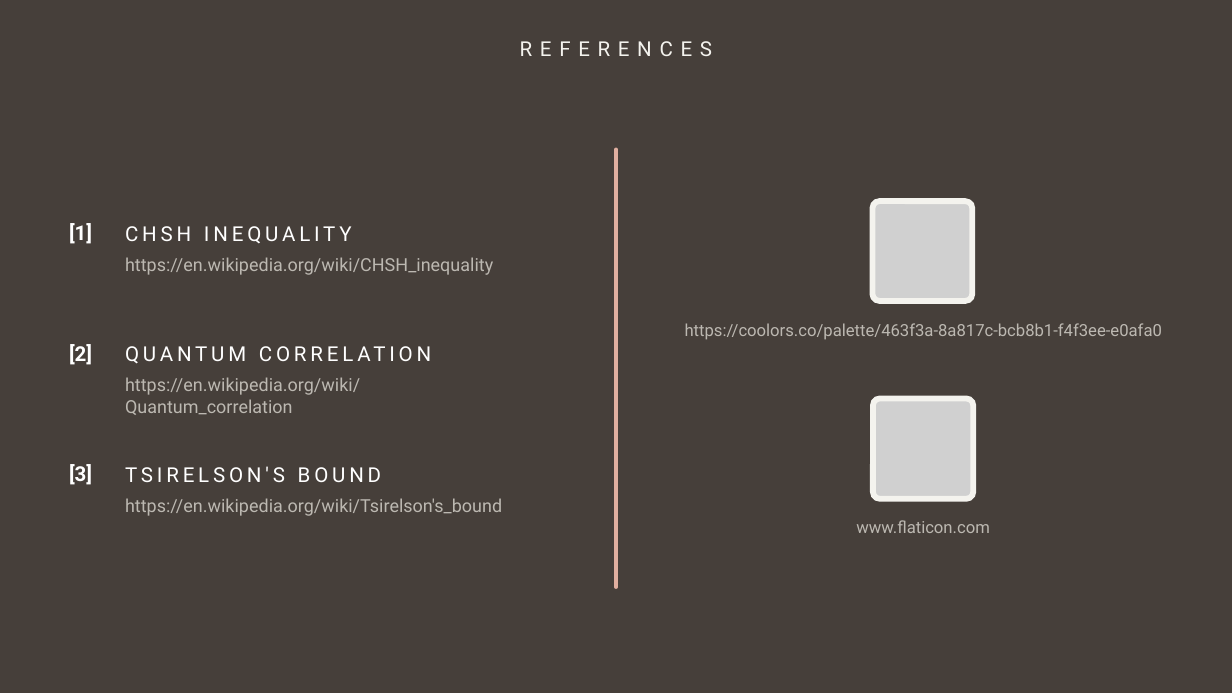
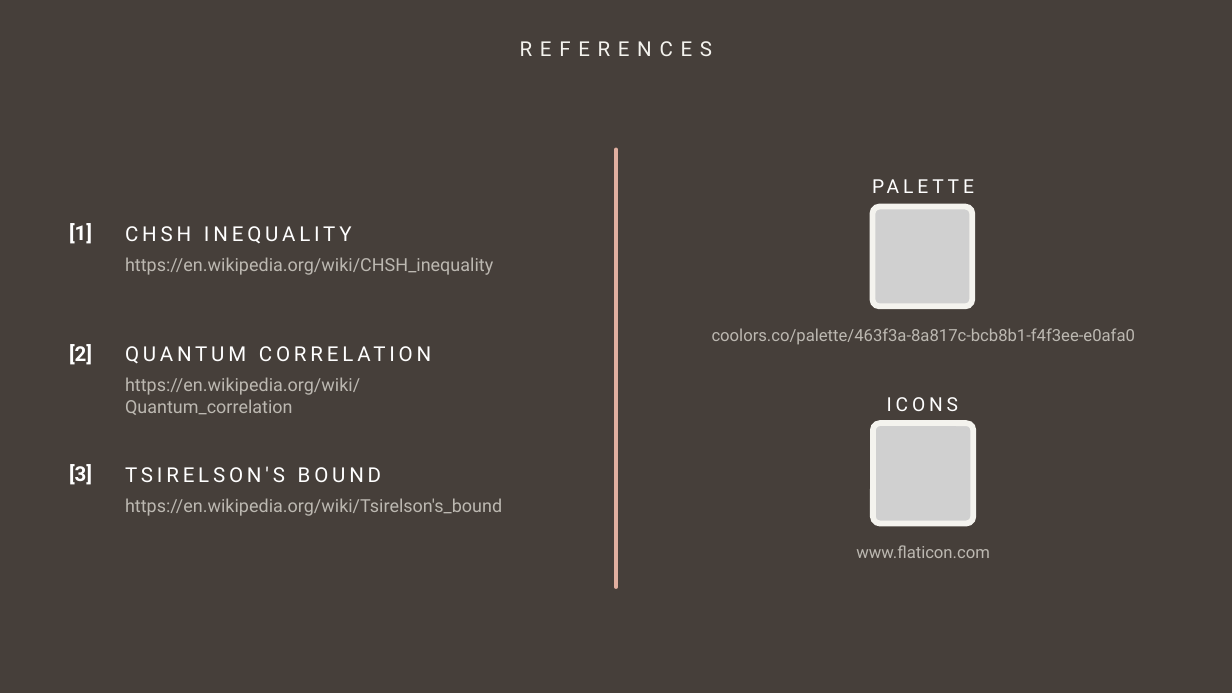
Before and after one commit to giovanniligato/E91-Protocol, a slide deck: slide 33 of Slides/E91 Protocol.pptx (slide 42 before the commit). Drawn at 1232x693 pixels with LibreOffice and Linux fonts; fonts in the diff are those of the drawing; grey boxes stand for pictures. Boxes give left, top, right and bottom in pixels: in the first picture for what was removed or moved away, otherwise in the second. Text is boxed around its words. In the diff, an @@ line names an element or a change of style, - is before the commit and + after.

```diff
--- a/Slides/E91 Protocol.pptx
+++ b/Slides/E91 Protocol.pptx
@@ 4 ellipses, 1 picture, 1 rounded rectangle: place and size @@
-4 ellipses, 1 picture, 1 rounded rectangle at [861,195,985,307]
+4 ellipses, 1 picture, 1 rounded rectangle at [861,200,985,311]
@@ text at [712,328,1135,345]: text changed @@
-https://coolors.co/palette/463f3a-8a817c-bcb8b1-f4f3ee-e0afa0
+coolors.co/palette/463f3a-8a817c-bcb8b1-f4f3ee-e0afa0
@@ text added at [712,328,1135,345], 15 pt, text #FFFFFF @@
+PALETTE
@@ text added at [887,397,958,411], 15 pt, text #FFFFFF @@
+ICONS
@@ 4 ellipses, 1 picture, 1 text, 1 rounded rectangle: place and size @@
-4 ellipses, 1 picture, 1 text, 1 rounded rectangle at [856,393,990,533]
+4 ellipses, 1 picture, 1 text, 1 rounded rectangle at [856,418,990,558]
```
Also in this commit, not shown: 6 other slides changed, 3 slides added, 12 slides removed.
